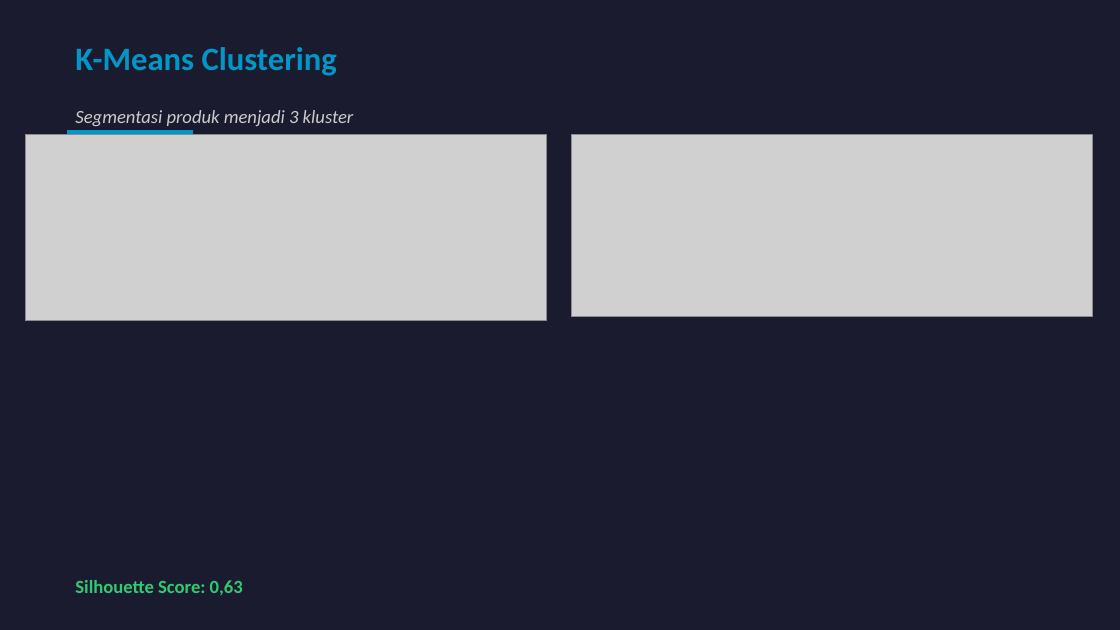
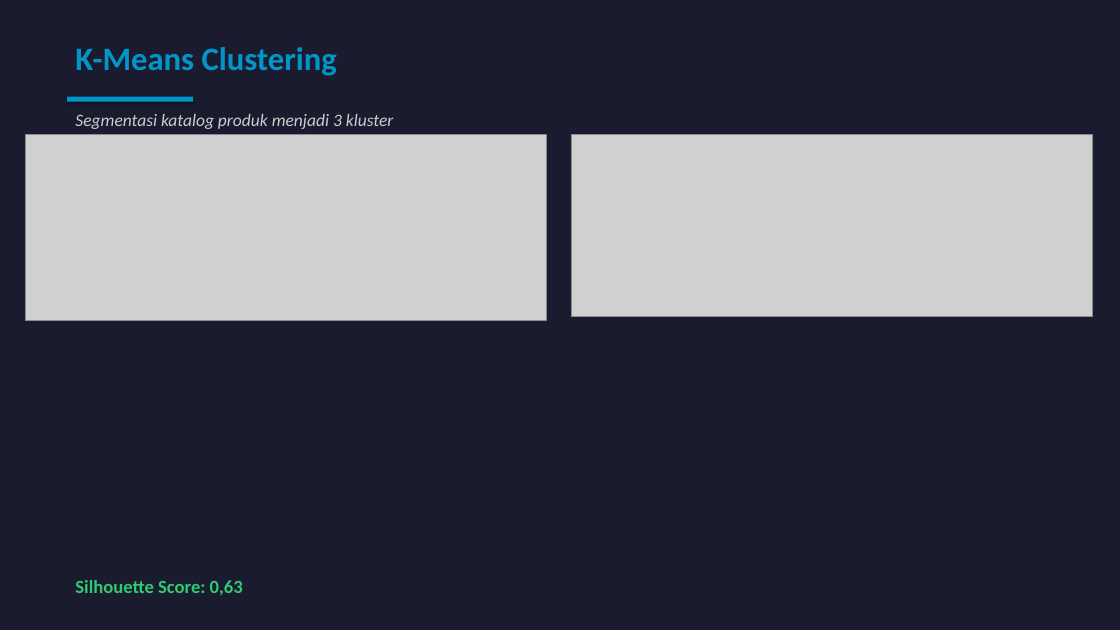
Before and after one commit to gadingnst/project-data-science, a slide deck: slide 7 of uas/presentasi_proyek.pptx (slide 9 before the commit). Drawn at 1120x630 pixels with LibreOffice and Linux fonts; fonts in the diff are those of the drawing; grey boxes stand for pictures. Boxes give left, top, right and bottom in pixels: in the first picture for what was removed or moved away, otherwise in the second. Text is boxed around its words. In the diff, an @@ line names an element or a change of style, - is before the commit and + after.

```diff
--- a/uas/presentasi_proyek.pptx
+++ b/uas/presentasi_proyek.pptx
@@ rectangle moved from (x1=67, y1=130, x2=193, y2=135) to (x1=67, y1=97, x2=193, y2=102) @@
@@ text at (x1=75, y1=114, x2=394, y2=129): text changed; size 16 to 15 pt @@
-Segmentasi produk menjadi 3 kluster
+Segmentasi katalog produk menjadi 3 kluster
```
Also in this commit, not shown: 7 other slides changed, 3 slides added, 5 slides removed, 3 other files.
